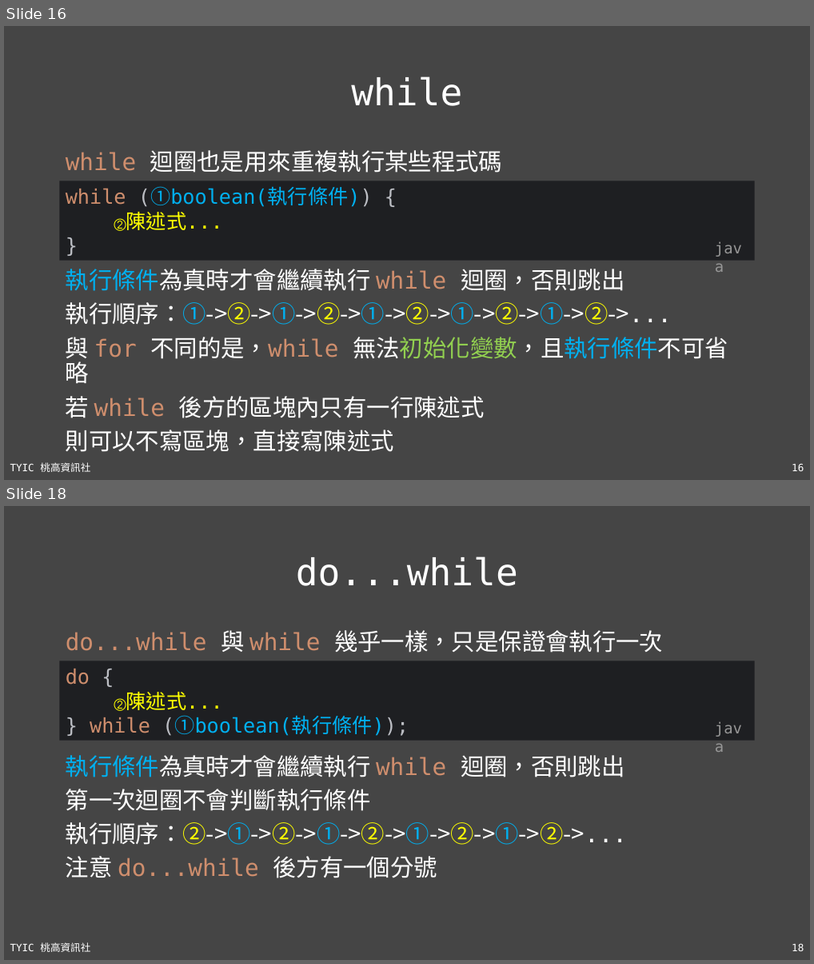
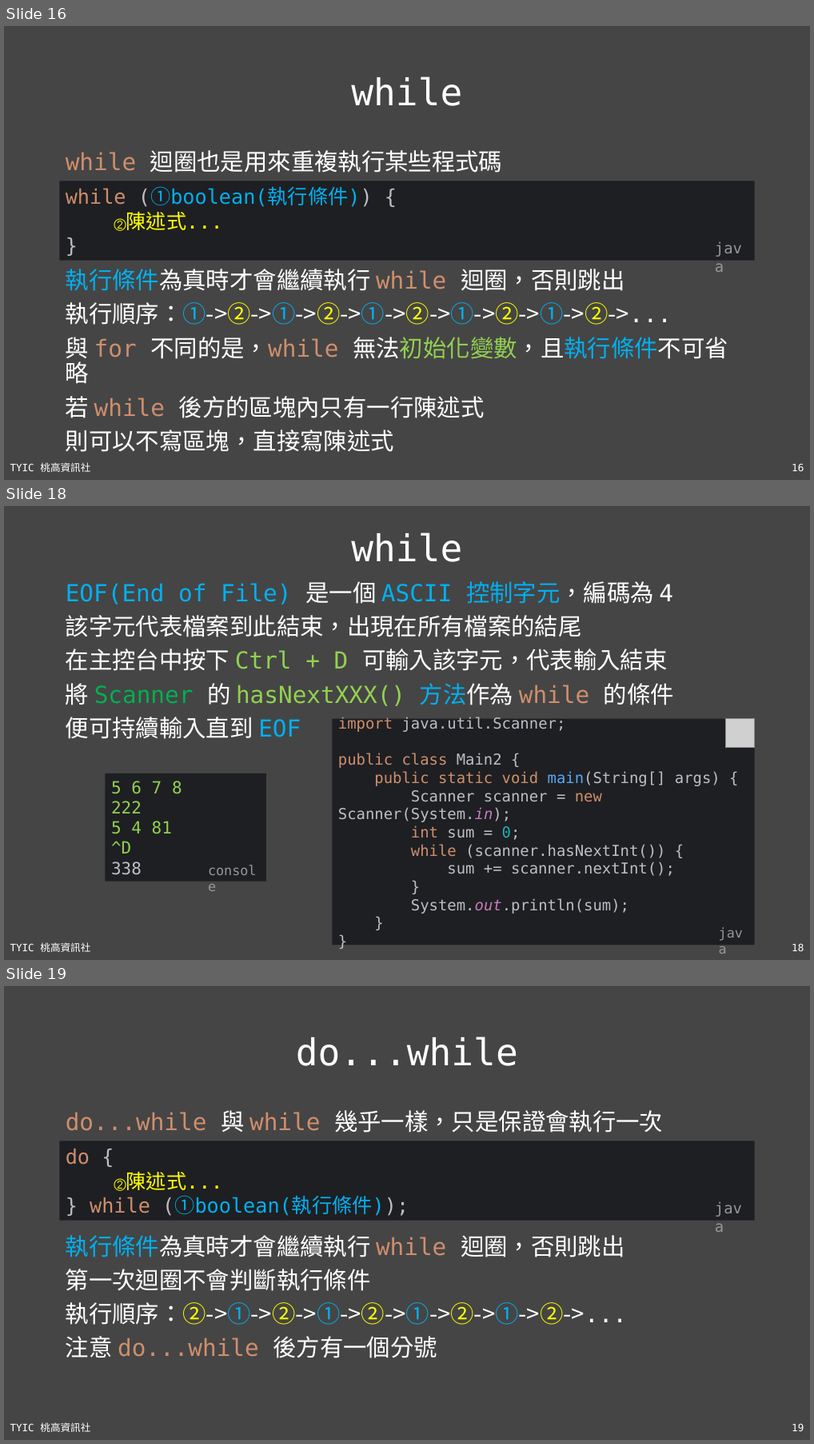
Before and after one commit to TYSHIC/slides, a slide deck: ppt/06_流程控制.pptx. Shown one above the other, each under a label of ours: slides 16 and 18 before the commit, slides 16, 18 and 19 after it; the slides between them are not shown. The pictures are 814x964 and 814x1444 pixels, drawn with LibreOffice and Linux fonts; fonts in the diff are those of the drawing; grey boxes stand for pictures. Boxes give left, top, right and bottom in pixels: in the first picture for what was removed or moved away, otherwise in the second. Text is boxed around its words. In the diff, an @@ line names an element or a change of style, - is before the commit and + after.

```diff
--- a/ppt/06_流程控制.pptx
+++ b/ppt/06_流程控制.pptx
@@ slide 18 added at <box>4,506,810,960</box>, background #454545; not listed: 2 template elements that a slide beside it also shows @@
@@ title added at <box>351,532,462,562</box>, 44 pt, text #FFFFFF @@
+while
@@ text added at <box>66,581,674,739</box>, 28 pt, text #FFFFFF @@
+EOF(End of File) 是一個 ASCII 控制字元，編碼為 4
+該字元代表檔案到此結束，出現在所有檔案的結尾
+在主控台中按下 Ctrl + D 可輸入該字元，代表輸入結束
+將 Scanner 的 hasNextXXX() 方法作為 while 的條件
+便可持續輸入直到 EOF
@@ rectangle added at <box>333,718,755,944</box>, fill #1E1F22, 18 pt, text #BCBEC4 @@
+import java.util.Scanner;
+public class Main2 {
+public static void main(String[] args) {
+Scanner scanner = new Scanner(System.in);
+int sum = 0;
+while (scanner.hasNextInt()) {
+sum += scanner.nextInt();
+}
+System.out.println(sum);
+}
+}
@@ picture added at <box>726,718,755,747</box> @@
@@ rectangle added at <box>105,773,266,881</box>, fill #1E1F22, 20 pt, text #92D050 @@
+5 6 7 8
+222
+5 4 81
+^D
+338
@@ text added at <box>202,859,266,881</box>, 16 pt, text #969696 @@
+console
@@ text added at <box>713,922,754,944</box>, 16 pt, text #969696 @@
+java
@@ what was slide 18 is now slide 19 @@
```
Also in this commit, not shown: 1 slide changed, 8 other files.
